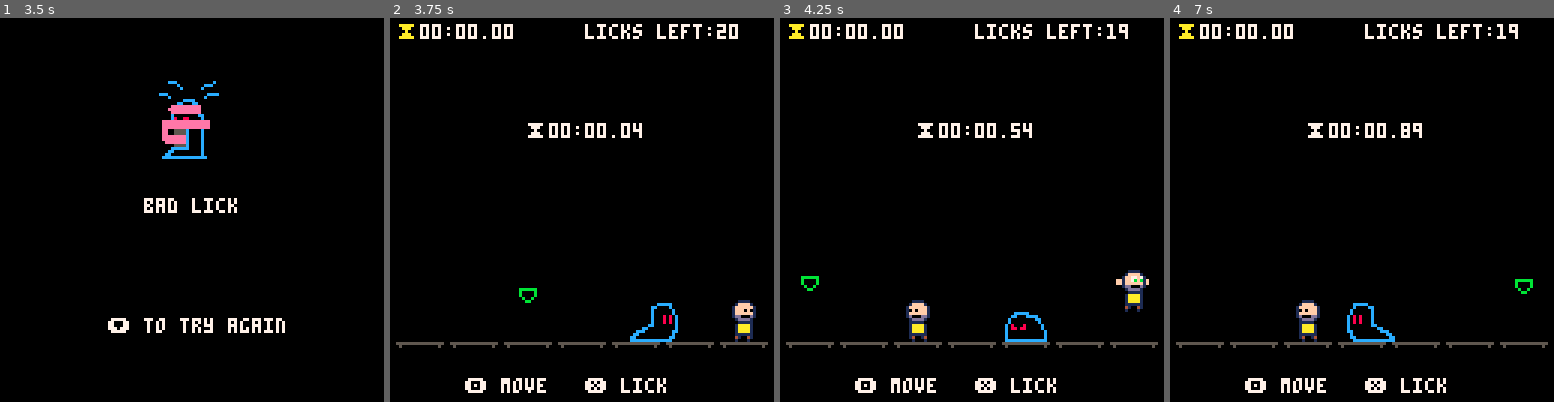
Above: before the commit, frames 1-4 (left to right).
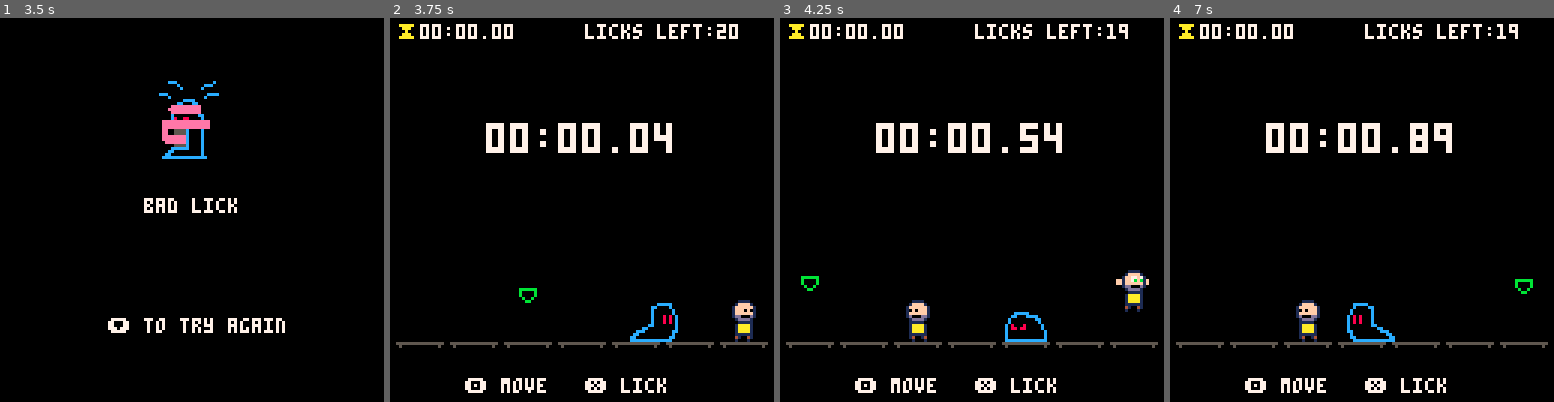
Above: after the commit, the same moments.

Repository: sugarvoid/lick-em
Game: PICO-8 cartridge lickem.p8
Two runs of this game, one before a commit and one after it. Both use one fixed random seed, a clock stepped at 60 frames per second and the inputs below.
Inputs:
- Up to frame 1 (3.5 s): tap X (X key) at 0.33, 1.07, 1.85, 2.97 s; tap O (Z key) at 0.7, 1.7, 2.1, 2.5, 2.9, 3.3 s
- Up to frame 2 (3.75 s): hold Down from 3.63 s (still down); tap O (Z key) at 3.7 s
- Up to frame 3 (4.25 s): release Down at 3.97 s; tap X (X key) at 4.08 s; tap O (Z key) at 4.1 s
- Up to frame 4 (7 s): tap O (Z key) every 0.4 s from 4.5 to 6.9 s; tap X (X key) at 5.2, 6.32 s; hold Down 5.73-6.03 s

Frame 1 is identical in both runs. In frame 2, 2.0% of the frame differs, in the area x 25-74%, y 27-36%; in frame 3, 1.9%; in frame 4, 2.0%.

Commit message:
Make time font bigger

Diff:
--- a/src/main.lua
+++ b/src/main.lua
@@ -74,7 +74,7 @@
         sspr(8, 40, 48, 16, 20, 2, 96, 32)
     else
         print("licks left:" .. licks_left, 65, 2, 7)
-        print("⧗" .. get_time_from_frames(tostr(frame_total, 2)), 45, 35, 7)
+        print("\^w\^t" .. get_time_from_frames(tostr(frame_total, 2)), 32, 35, 7)
     end
 
     print("⧗", 2, 2, 10)
